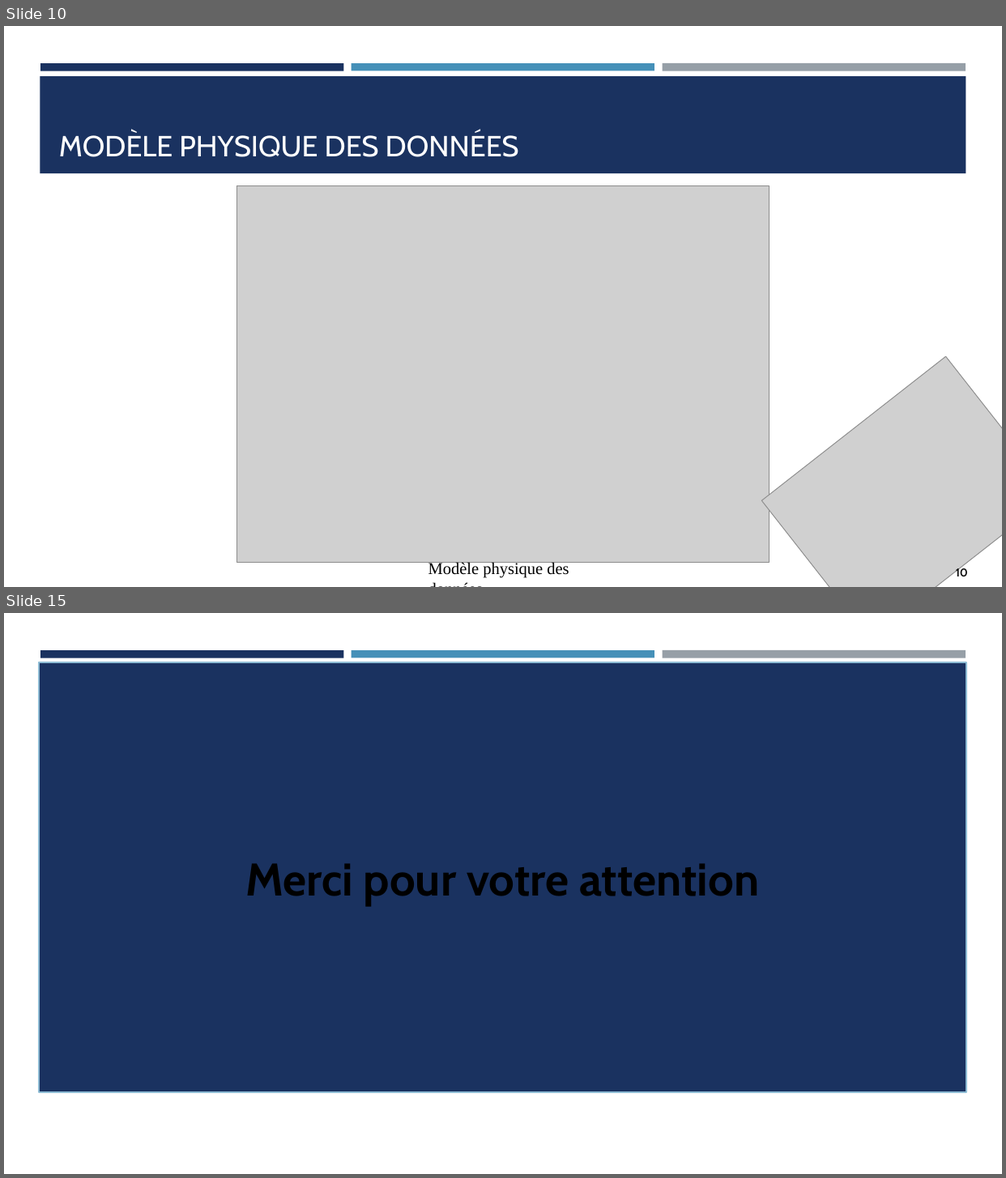
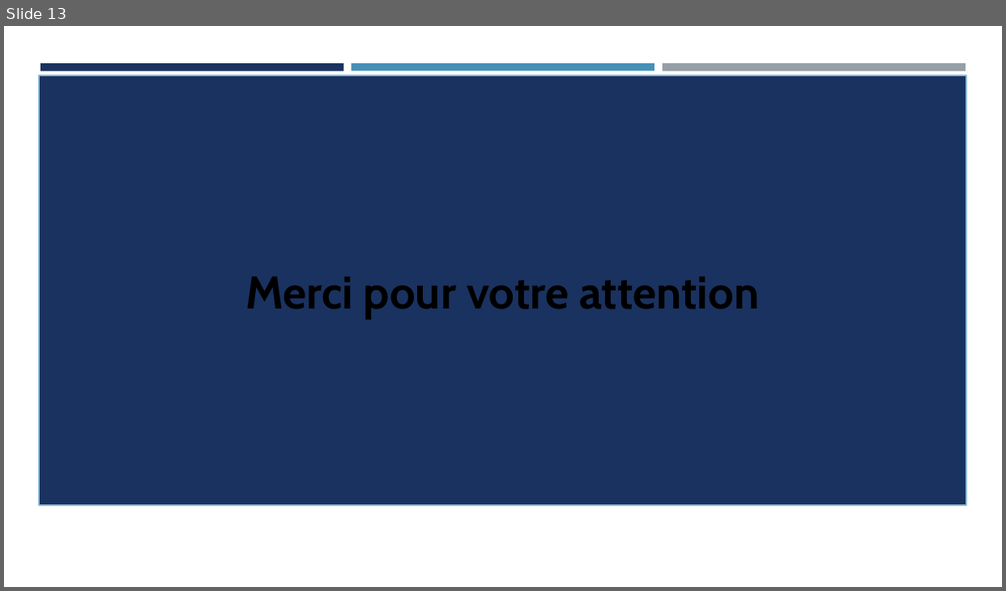
Before and after one commit to saklyayoub/bonchoix.net, a slide deck: global/Présentation.pptx. Shown one above the other, each under a label of ours: slides 10 and 15 before the commit, slide 13 after it; the slides between them are not shown. The pictures are 1006x1178 and 1006x591 pixels, drawn with LibreOffice and Linux fonts; fonts in the diff are those of the drawing; grey boxes stand for pictures. Boxes give left, top, right and bottom in pixels: in the first picture for what was removed or moved away, otherwise in the second. Text is boxed around its words. In the diff, an @@ line names an element or a change of style, - is before the commit and + after.

```diff
--- a/global/Présentation.pptx
+++ b/global/Présentation.pptx
@@ slide 10 removed at (x1=4, y1=26, x2=1002, y2=587), background #FFFFFF; not listed: 4 template elements that a slide beside it also shows @@
@@ title removed at (x1=59, y1=132, x2=519, y2=157) @@
-MODÈLE PHYSIQUE DES DONNÉES
@@ picture removed at (x1=236, y1=186, x2=769, y2=563) @@
@@ picture removed at (x1=761, y1=356, x2=1002, y2=587) @@
@@ text removed at (x1=428, y1=561, x2=569, y2=578) @@
-Modèle physique des données
@@ text removed at (x1=956, y1=567, x2=968, y2=577) @@
-10
@@ what was slide 15 is now slide 13 @@
```
Also in this commit, not shown: 10 slides changed, 1 slide added, 2 other slides removed.
